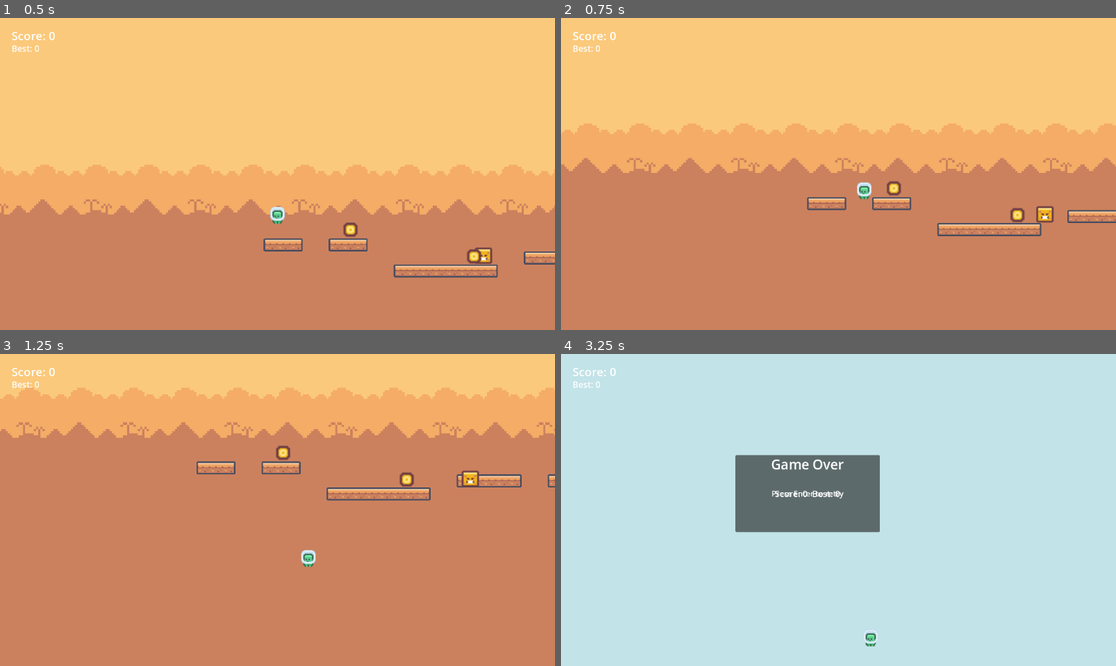
Above: before the commit, frames 1-4 (two rows, left to right).
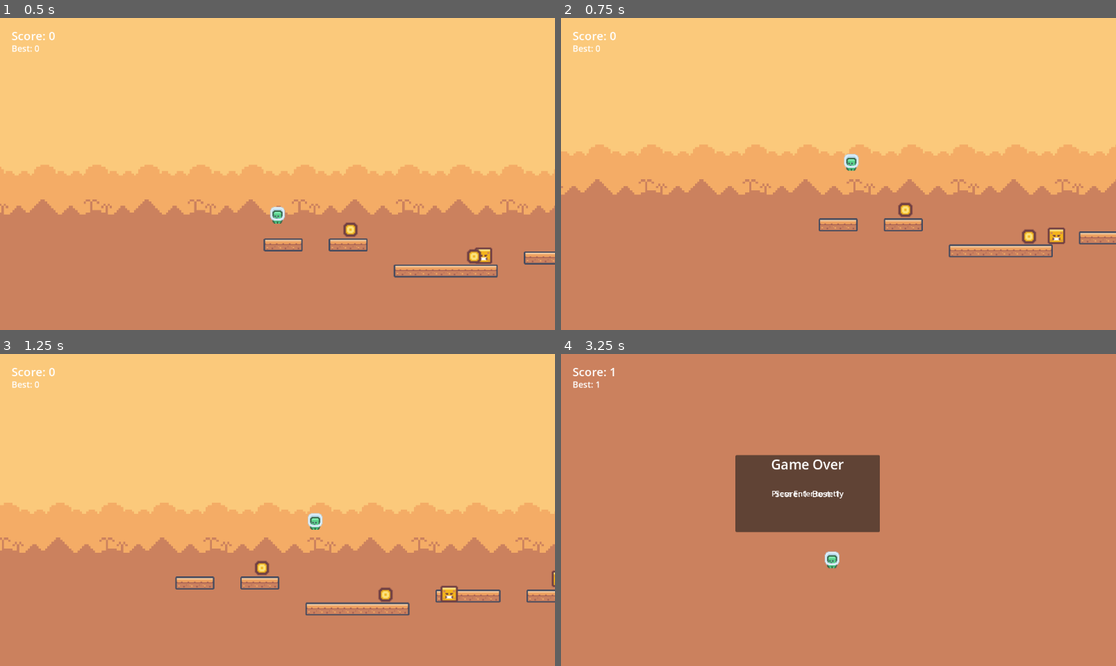
Above: after the commit, the same moments.

Repository: Avare-Game-Studio/Mechanic_Puzzle
Game: Godot game, scene res://scenes/world.tscn
Same seed, same stepped clock (60 frames per second), same inputs: the game is played once before the commit and once after it.
Inputs:
- Up to frame 1 (0.5 s): no input
- Up to frame 2 (0.75 s): tap Enter (ui_accept) at 0.5 s; hold Right (ui_right) from 0.53 s (still down); hold Enter (ui_accept) from 0.53 s (still down)
- Up to frame 3 (1.25 s): keep holding Right (ui_right); keep holding Enter (ui_accept)
- Up to frame 4 (3.25 s): release Enter (ui_accept) at 1.28 s; tap Enter (ui_accept) at 1.35, 1.52, 1.82, 2.85, 3.02 s; release Right (ui_right) at 2.03 s; hold Left (ui_left) 2.03-2.78 s; hold Enter (ui_accept) 2.03-2.78 s; hold Right (ui_right) from 2.78 s (still down)

Frame 1 is identical in both runs. In frame 2, 17% of the frame differs, in the area x 0-100%, y 33-77%; in frame 3, 51%; in frame 4, 100%, in the area x 0-100%, y 0-100%.

Commit message:
Polish player movement feel

Diff:
--- a/Scripts/player.gd
+++ b/Scripts/player.gd
@@ -1,31 +1,47 @@
 extends CharacterBody2D
 
+@export var speed: float = 300.0
+@export var acceleration: float = 1800.0
+@export var air_acceleration: float = 1100.0
+@export var friction: float = 2200.0
+@export var jump_velocity: float = -430.0
+@export var coyote_time: float = 0.1
+@export var jump_buffer_time: float = 0.12
 
-const SPEED = 300.0
-const JUMP_VELOCITY = -400.0
+var coyote_timer: float = 0.0
+var jump_buffer_timer: float = 0.0
 
 func _physics_process(delta: float) -> void:
 	if GameManager.is_game_over:
 		velocity = Vector2.ZERO
 		return
 
-	# Add the gravity.
-	if not is_on_floor():
+	if is_on_floor():
+		coyote_timer = coyote_time
+	else:
+		coyote_timer = maxf(coyote_timer - delta, 0.0)
 		velocity += get_gravity() * delta
 
-	# Handle jump.
-	if Input.is_action_just_pressed("ui_accept") and is_on_floor():
-		velocity.y = JUMP_VELOCITY
+	if Input.is_action_just_pressed("ui_accept"):
+		jump_buffer_timer = jump_buffer_time
+	else:
+		jump_buffer_timer = maxf(jump_buffer_timer - delta, 0.0)
+
+	if jump_buffer_timer > 0.0 and coyote_timer > 0.0:
+		velocity.y = jump_velocity
+		jump_buffer_timer = 0.0
+		coyote_timer = 0.0
 
 	var direction := Input.get_axis("ui_left", "ui_right")
 	if direction:
-		velocity.x = direction * SPEED
+		var current_acceleration = acceleration if is_on_floor() else air_acceleration
+		velocity.x = move_toward(velocity.x, direction * speed, current_acceleration * delta)
 		if direction > 0:
 			$Sprite2D.flip_h = false
 		elif direction < 0:
 			$Sprite2D.flip_h = true
 	else:
-		velocity.x = move_toward(velocity.x, 0, SPEED)
+		velocity.x = move_toward(velocity.x, 0, friction * delta)
 
 	move_and_slide()
 	if global_position.y > 1500:
